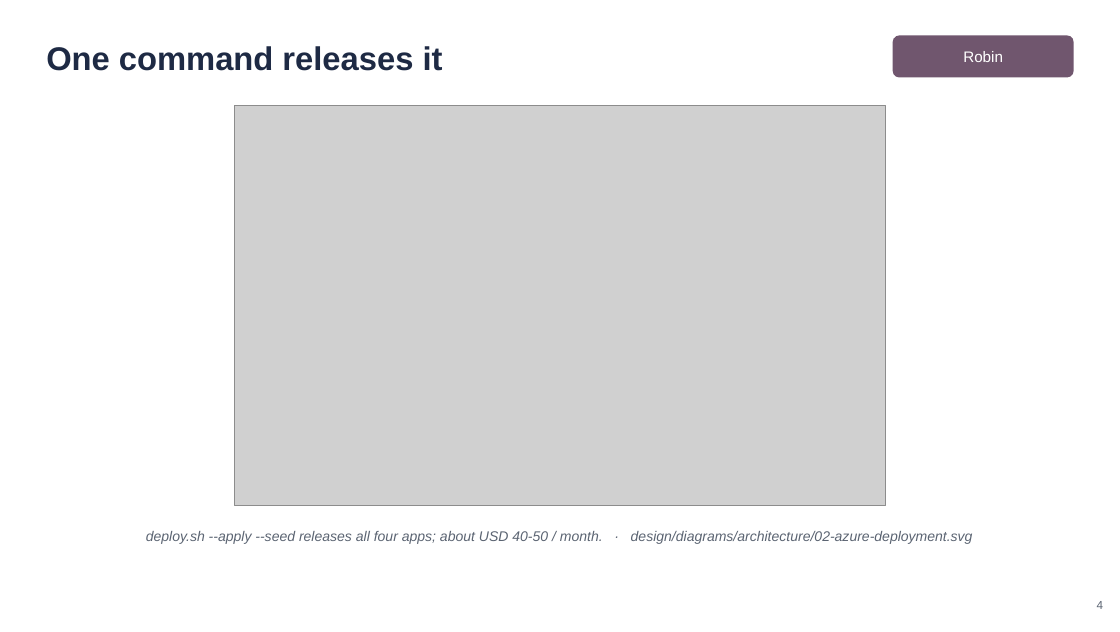
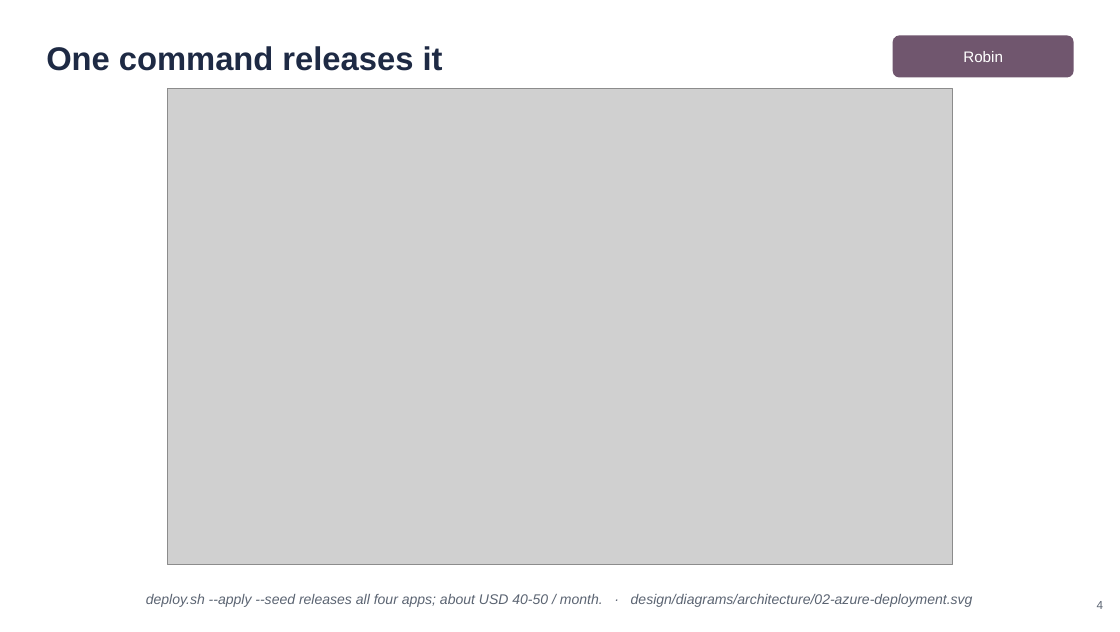
Before and after one commit to YUANDONG-YANG/DealerOps, a slide deck: slide 4 of project-plan/StatusReports3/DealerOps_Status_Report_3_Presentation.pptx. Drawn at 1120x632 pixels with LibreOffice and Linux fonts; fonts in the diff are those of the drawing; grey boxes stand for pictures. Boxes give left, top, right and bottom in pixels: in the first picture for what was removed or moved away, otherwise in the second. Text is boxed around its words. In the diff, an @@ line names an element or a change of style, - is before the commit and + after.

```diff
--- a/project-plan/StatusReports3/DealerOps_Status_Report_3_Presentation.pptx
+++ b/project-plan/StatusReports3/DealerOps_Status_Report_3_Presentation.pptx
@@ picture: place and size @@
-picture at box(234, 105, 886, 505)
+picture at box(168, 88, 953, 564)
@@ text "deploy.sh --apply --seed releases all ...": place and size @@
-text "deploy.sh --apply --seed releases all ..." at box(146, 531, 973, 544)
+text "deploy.sh --apply --seed releases all ..." at box(146, 594, 973, 607)
```
Also in this commit, not shown: 3 other slides changed, 1 other file.
